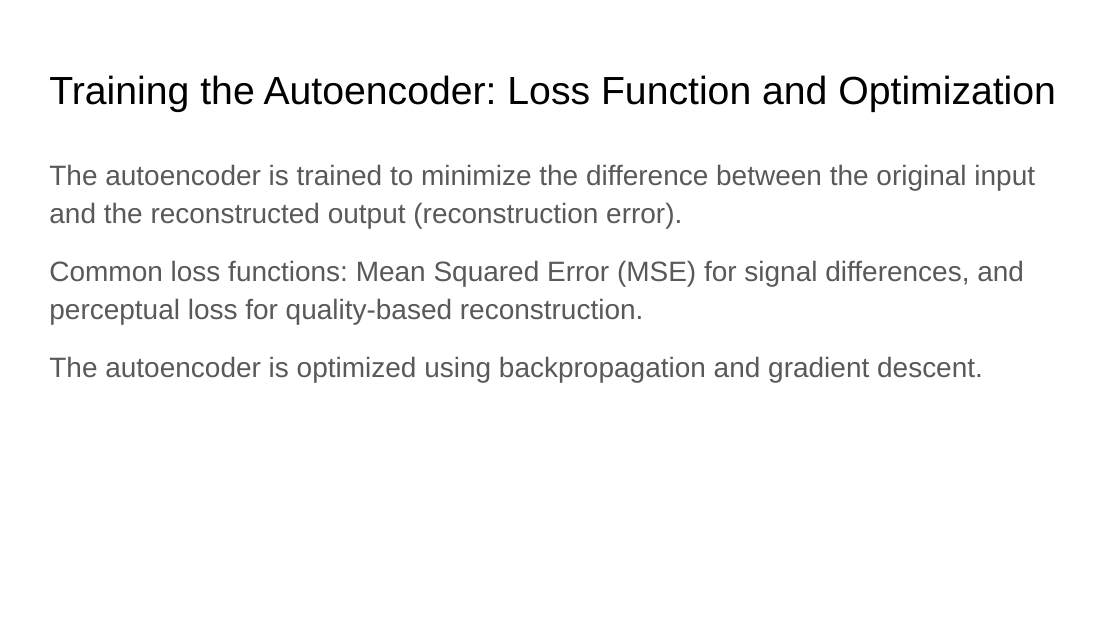
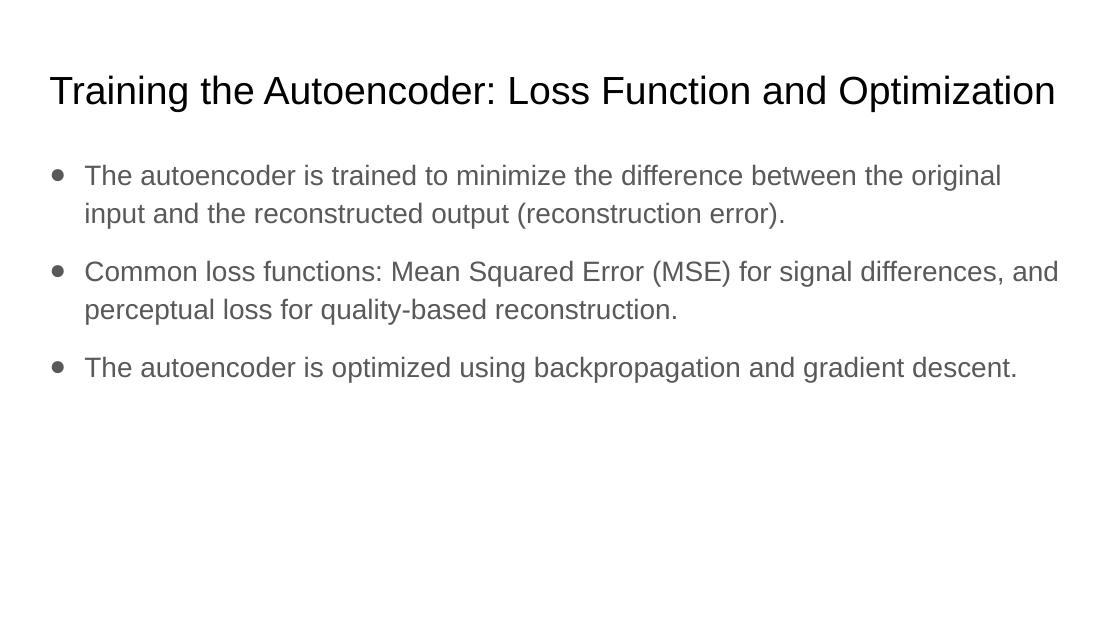
Before and after one commit to xserra/audio-coding-materials, a slide deck: slide 19 of lectures/6. Neural audio compression.pptx. Drawn at 1120x630 pixels with LibreOffice and Linux fonts; fonts in the diff are those of the drawing. Boxes give left, top, right and bottom in pixels: in the first picture for what was removed or moved away, otherwise in the second. Text is boxed around its words. In the diff, an @@ line names an element or a change of style, - is before the commit and + after.

```diff
--- a/lectures/6. Neural audio compression.pptx
+++ b/lectures/6. Neural audio compression.pptx
@@ text "The autoencoder is trained to ..." at (84, 164, 1059, 382): bullet none to ● @@
```
Also in this commit, not shown: 8 other slides changed, 2 slides added.
